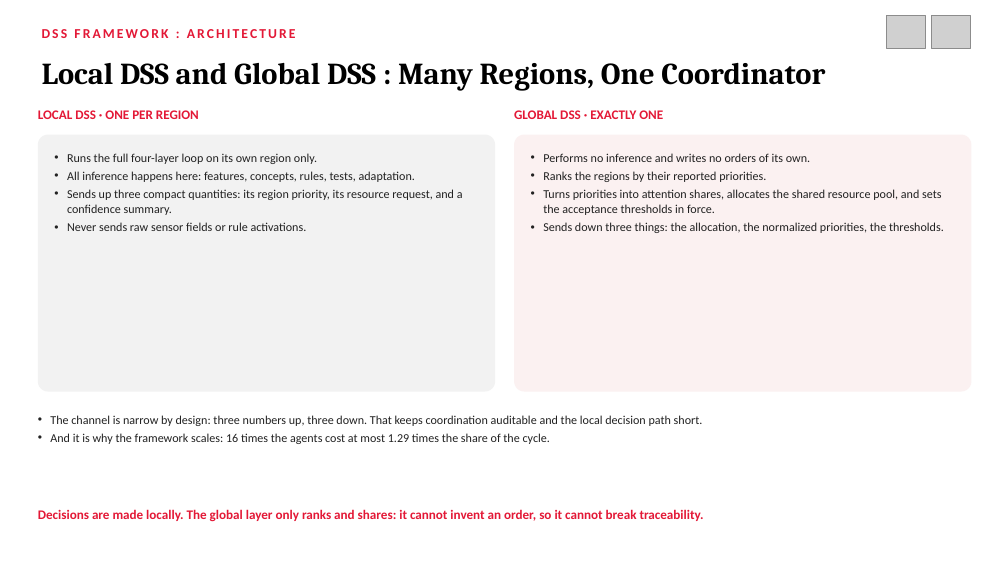
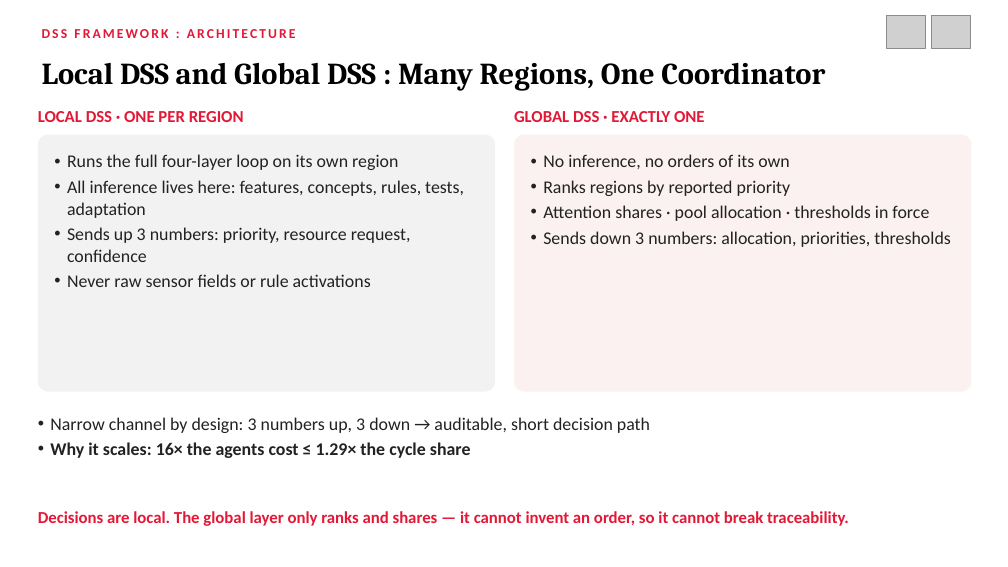
Before and after one commit to northwind13/Enhanced_DSS, a slide deck: slide 51 of 01_Thesis/DisasterAware_Presentation.pptx (slide 32 before the commit). Drawn at 1008x567 pixels with LibreOffice and Linux fonts; fonts in the diff are those of the drawing; grey boxes stand for pictures. Boxes give left, top, right and bottom in pixels: in the first picture for what was removed or moved away, otherwise in the second. Text is boxed around its words. In the diff, an @@ line names an element or a change of style, - is before the commit and + after.

```diff
--- a/01_Thesis/DisasterAware_Presentation.pptx
+++ b/01_Thesis/DisasterAware_Presentation.pptx
@@ text "LOCAL DSS · ONE PER ..." at [38,111,244,122]: size 12.5 to 16 pt @@
@@ text "GLOBAL DSS · EXACTLY ONE" at [514,111,705,122]: size 12.5 to 16 pt @@
@@ text at [67,154,464,287]: text changed; size 11.5 to 17 pt @@
-• Runs the full four-layer loop on its own region only.
-• All inference happens here: features, concepts, rules, tests, adaptation.
-• Sends up three compact quantities: its region priority, its resource request, and a confidence summary.
-• Never sends raw sensor fields or rule activations.
+• Runs the full four-layer loop on its own region
+• All inference lives here: features, concepts, rules, tests, adaptation
+• Sends up 3 numbers: priority, resource request, confidence
+• Never raw sensor fields or rule activations
@@ text at [543,154,951,247]: text changed; size 11.5 to 17 pt @@
-• Performs no inference and writes no orders of its own.
-• Ranks the regions by their reported priorities.
-• Turns priorities into attention shares, allocates the shared resource pool, and sets the acceptance thresholds in force.
-• Sends down three things: the allocation, the normalized priorities, the thresholds.
+• No inference, no orders of its own
+• Ranks regions by reported priority
+• Attention shares · pool allocation · thresholds in force
+• Sends down 3 numbers: allocation, priorities, thresholds
@@ text at [50,417,650,458]: text changed; size 11.5 to 17 pt @@
-• The channel is narrow by design: three numbers up, three down. That keeps coordination auditable and the local decision path short.
-• And it is why the framework scales: 16 times the agents cost at most 1.29 times the share of the cycle.
+• Narrow channel by design: 3 numbers up, 3 down → auditable, short decision path
+• Why it scales: 16× the agents cost ≤ 1.29× the cycle share
@@ text at [38,511,849,526]: text changed; size 12.5 to 16 pt @@
-Decisions are made locally. The global layer only ranks and shares: it cannot invent an order, so it cannot break traceability.
+Decisions are local. The global layer only ranks and shares — it cannot invent an order, so it cannot break traceability.
```
Also in this commit, not shown: 56 other slides changed, 6 slides added, 22 slides removed, 1 other file.
